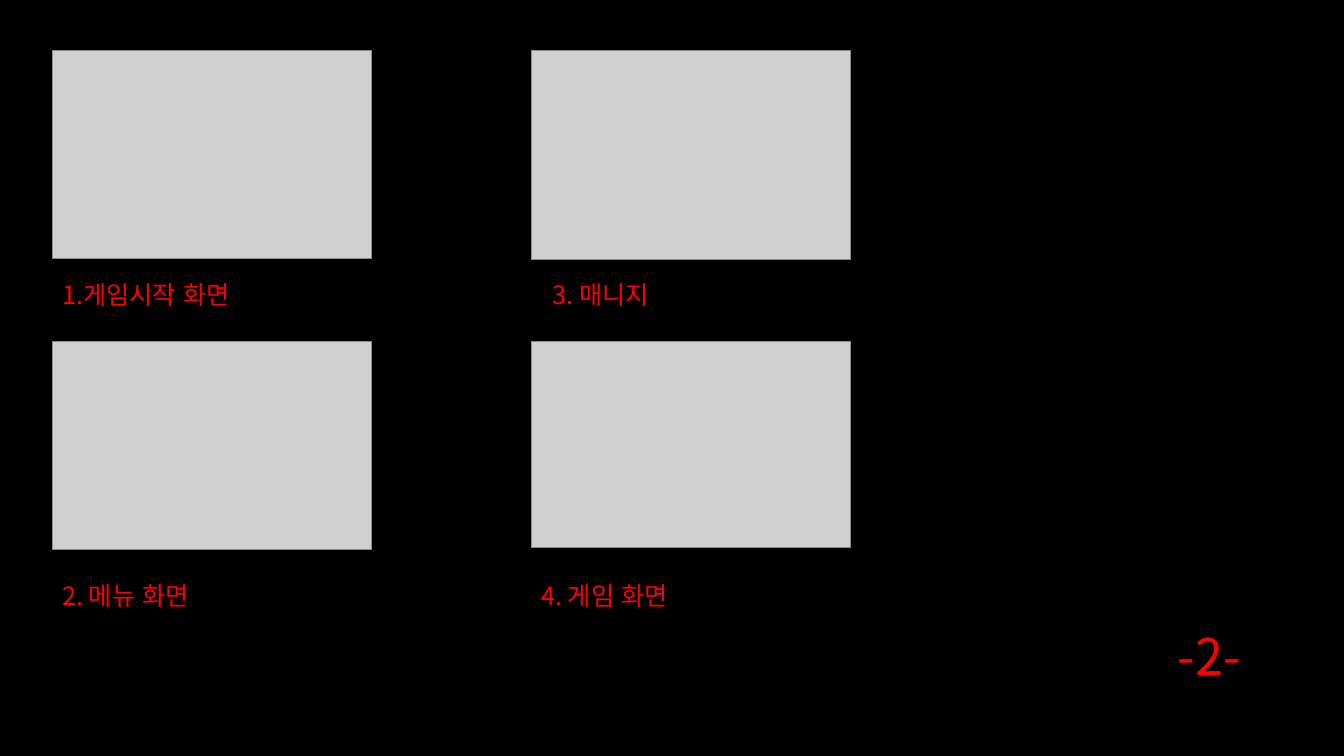
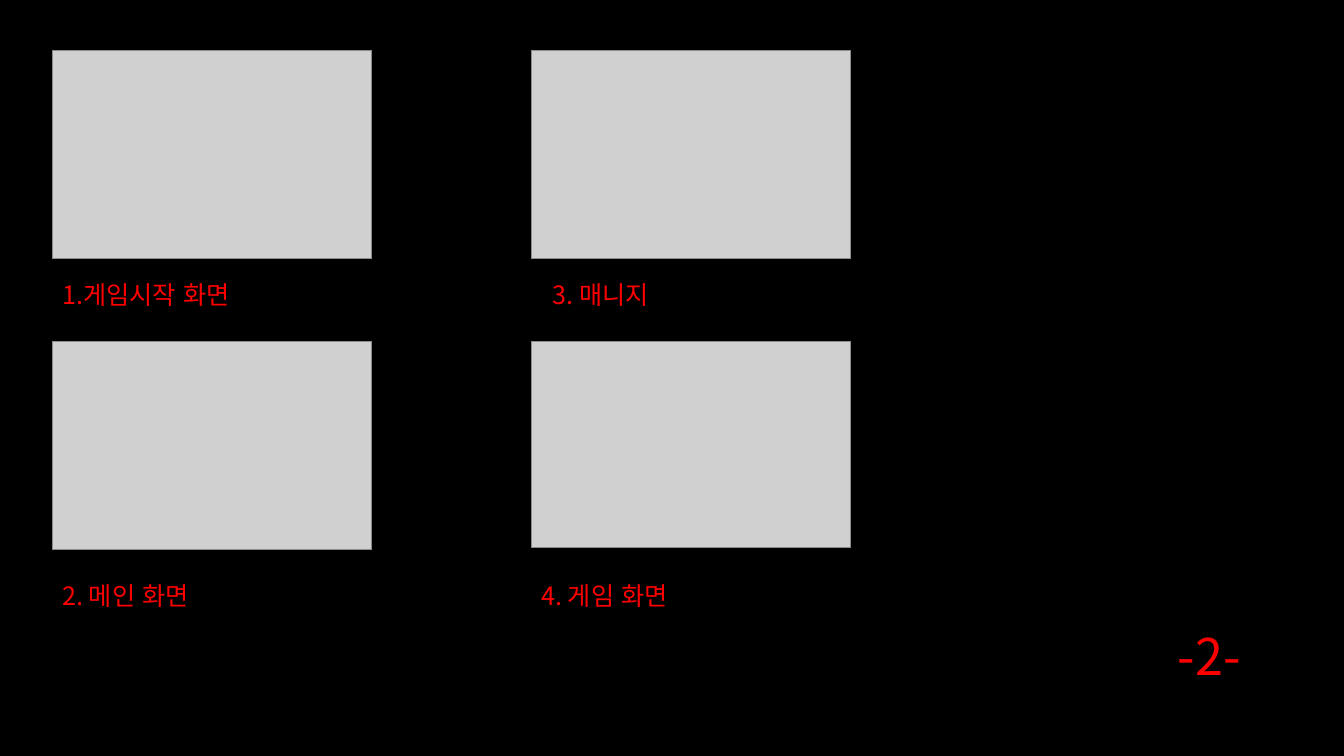
Before and after one commit to pcremnant/DeathRoad, a slide deck: slide 3 of Project/발표.pptx. Drawn at 1344x756 pixels with LibreOffice and Linux fonts; fonts in the diff are those of the drawing; grey boxes stand for pictures. Boxes give left, top, right and bottom in pixels: in the first picture for what was removed or moved away, otherwise in the second. Text is boxed around its words. In the diff, an @@ line names an element or a change of style, - is before the commit and + after.

```diff
--- a/Project/발표.pptx
+++ b/Project/발표.pptx
@@ text at <box>62,584,188,607</box>: text changed @@
-2. 메뉴 화면
+2. 메인 화면
```
Also in this commit, not shown: 1 other slide changed, 1 slide added, 1 other file.
